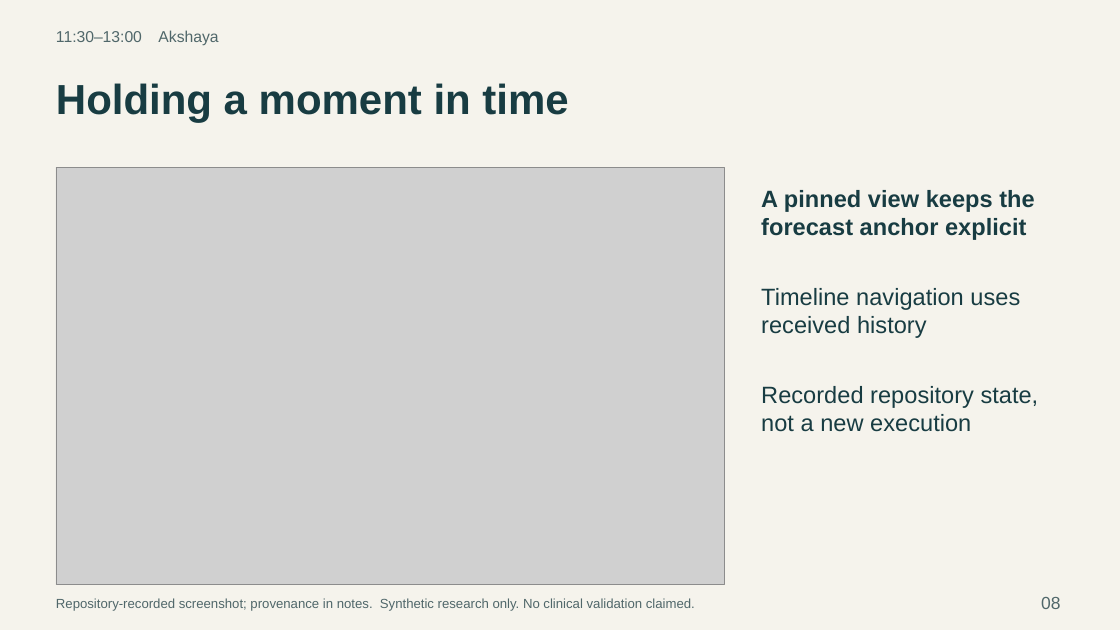
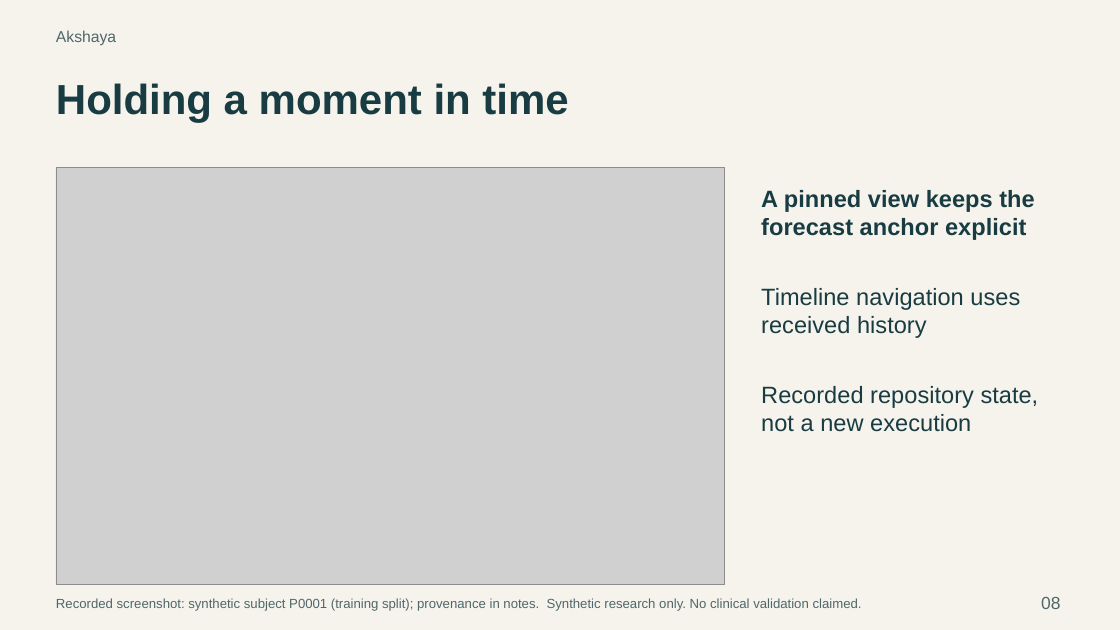
Before and after one commit to AkshayAlgoX/T2D-Glucose-Digital-Twin, a slide deck: slide 8 of docs/presentation/presentation.pptx. Drawn at 1120x630 pixels with LibreOffice and Linux fonts; fonts in the diff are those of the drawing; grey boxes stand for pictures. Boxes give left, top, right and bottom in pixels: in the first picture for what was removed or moved away, otherwise in the second. Text is boxed around its words. In the diff, an @@ line names an element or a change of style, - is before the commit and + after.

```diff
--- a/docs/presentation/presentation.pptx
+++ b/docs/presentation/presentation.pptx
@@ text at [56,30,116,45]: text changed @@
-11:30–13:00 Akshaya
+Akshaya
@@ text at [56,598,862,611]: text changed @@
-Repository-recorded screenshot; provenance in notes. Synthetic research only. No clinical validation claimed.
+Recorded screenshot: synthetic subject P0001 (training split); provenance in notes. Synthetic research only. No clinical validation claimed.
```
Also in this commit, not shown: 13 other slides changed, 5 other files.
